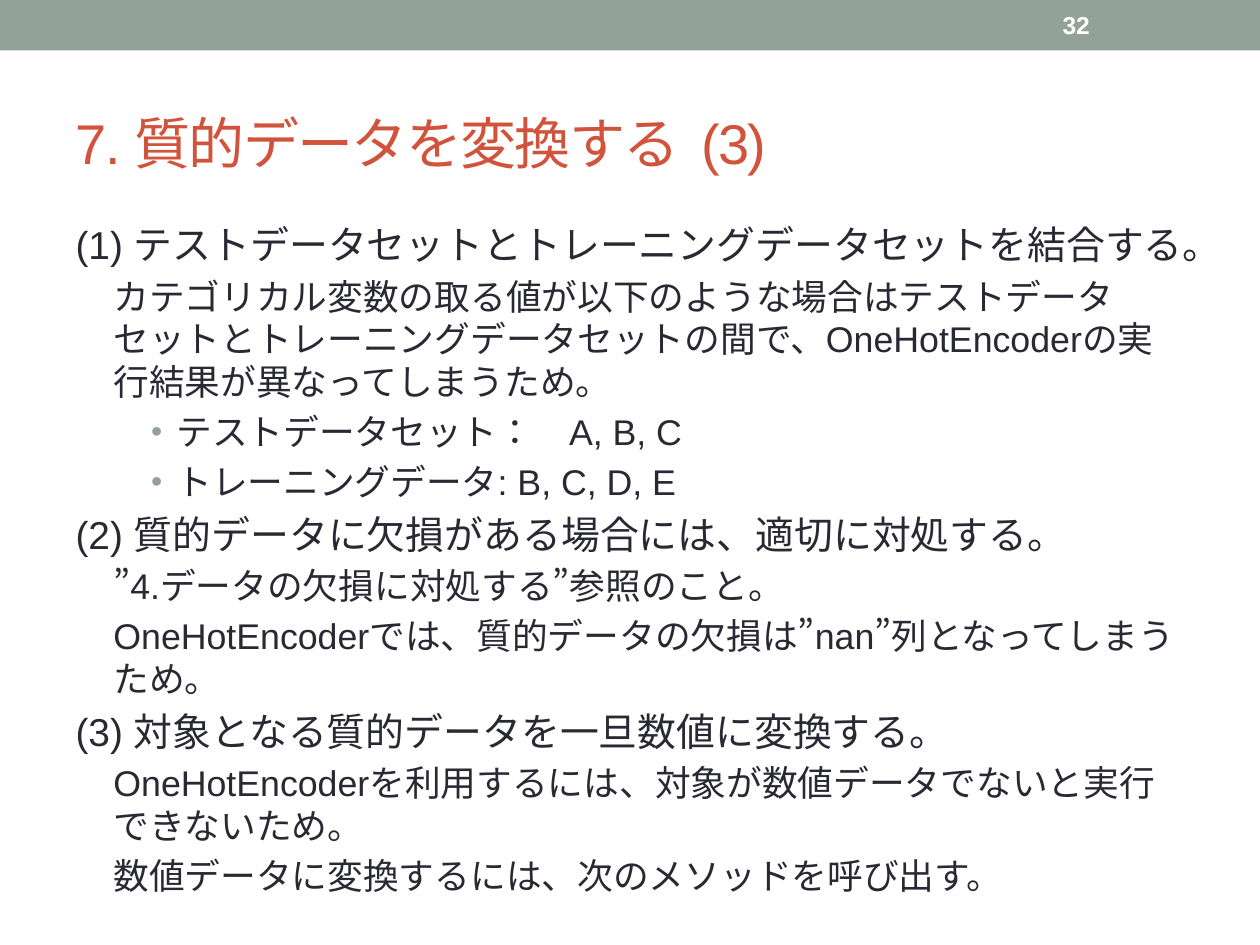
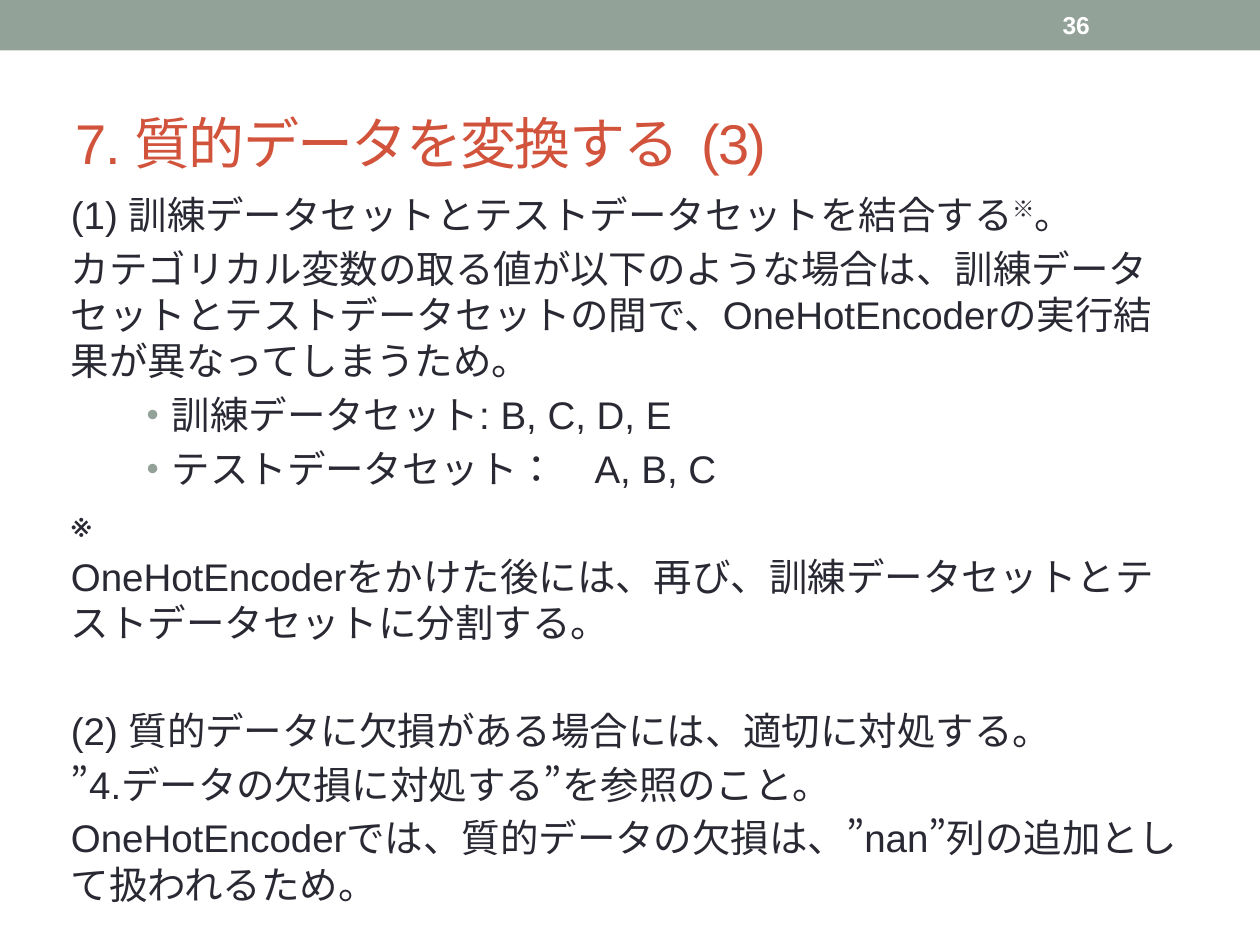
Before and after one commit to topse2018-kaggle/team, a slide deck: slide 36 of k-yoshida/Data Preprocessing.pptx (slide 32 before the commit). Drawn at 1260x945 pixels with LibreOffice and Linux fonts; fonts in the diff are those of the drawing. Boxes give left, top, right and bottom in pixels: in the first picture for what was removed or moved away, otherwise in the second. Text is boxed around its words. In the diff, an @@ line names an element or a change of style, - is before the commit and + after.

```diff
--- a/k-yoshida/Data Preprocessing.pptx
+++ b/k-yoshida/Data Preprocessing.pptx
@@ page number at [1063,17,1090,34]: text changed @@
-32
+36
@@ text "(1) 訓練データセットとテストデータセットを結合する※。": place and size @@
-text "(1) 訓練データセットとテストデータセットを結合する※。" at [76,226,1222,892]
+text "(1) 訓練データセットとテストデータセットを結合する※。" at [71,196,1177,902]
@@ text at [71,196,1152,434]: text changed; size 20.4 to 22 pt @@
-(1) テストデータセットとトレーニングデータセットを結合する。
-  カテゴリカル変数の取る値が以下のような場合はテストデータセットとトレーニングデータセットの間で、OneHotEncoderの実行結果が異なってしまうため。
+(1) 訓練データセットとテストデータセットを結合する※。
+カテゴリカル変数の取る値が以下のような場合は、訓練データセットとテストデータセットの間で、OneHotEncoderの実行結果が異なってしまうため。
+    • 訓練データセット: B, C, D, E
@@ text at [71,450,1051,752]: size 20.4 to 22 pt in "テストデータセット： A, B, C"; size 22.2 to 22 pt in "(2) 質的データに欠損がある場合には、適切に対処する。" @@
@@ text at [71,560,1154,640]: text changed; size 20.4 to 22 pt @@
-    • トレーニングデータ: B, C, D, E
+※
+OneHotEncoderをかけた後には、再び、訓練データセットとテストデータセットに分割する。
@@ text at [71,765,1177,902]: text changed; size 20.4 to 22 pt @@
-    ”4.データの欠損に対処する”参照のこと。
-    OneHotEncoderでは、質的データの欠損は”nan”列となってしまうため。
-(3) 対象となる質的データを一旦数値に変換する。
-  OneHotEncoderを利用するには、対象が数値データでないと実行できないため。
-  数値データに変換するには、次のメソッドを呼び出す。
+  ”4.データの欠損に対処する”を参照のこと。
+  OneHotEncoderでは、質的データの欠損は、”nan”列の追加として扱われるため。
```
Also in this commit, not shown: 27 other slides changed, 5 slides added, 1 slide removed.
